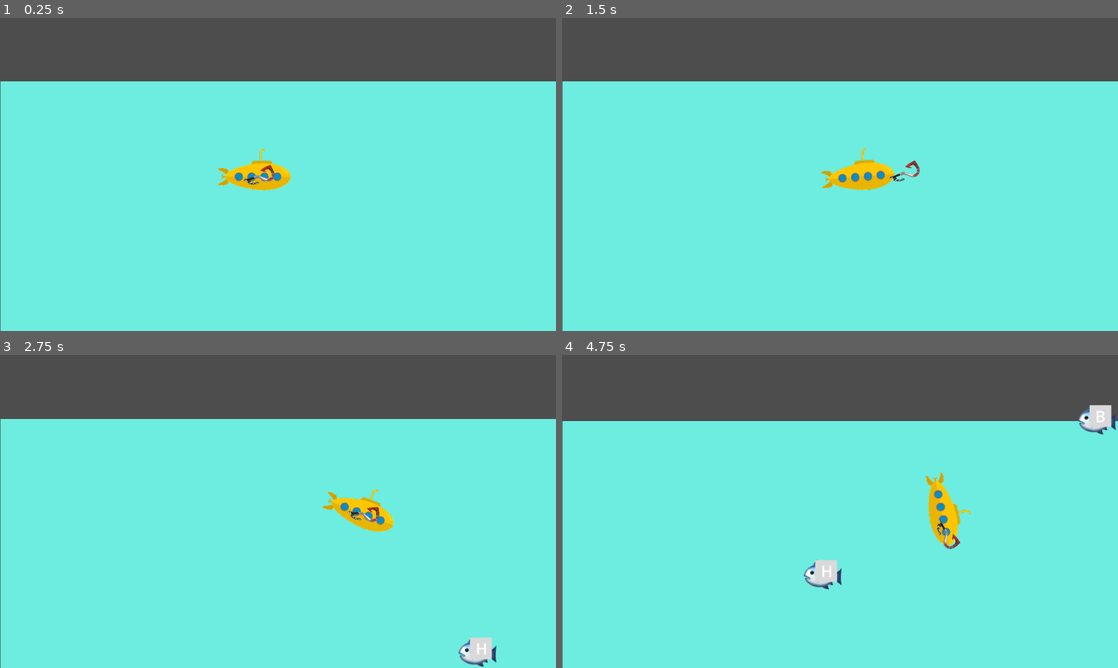
Above: before the commit, frames 1-4 (two rows, left to right).
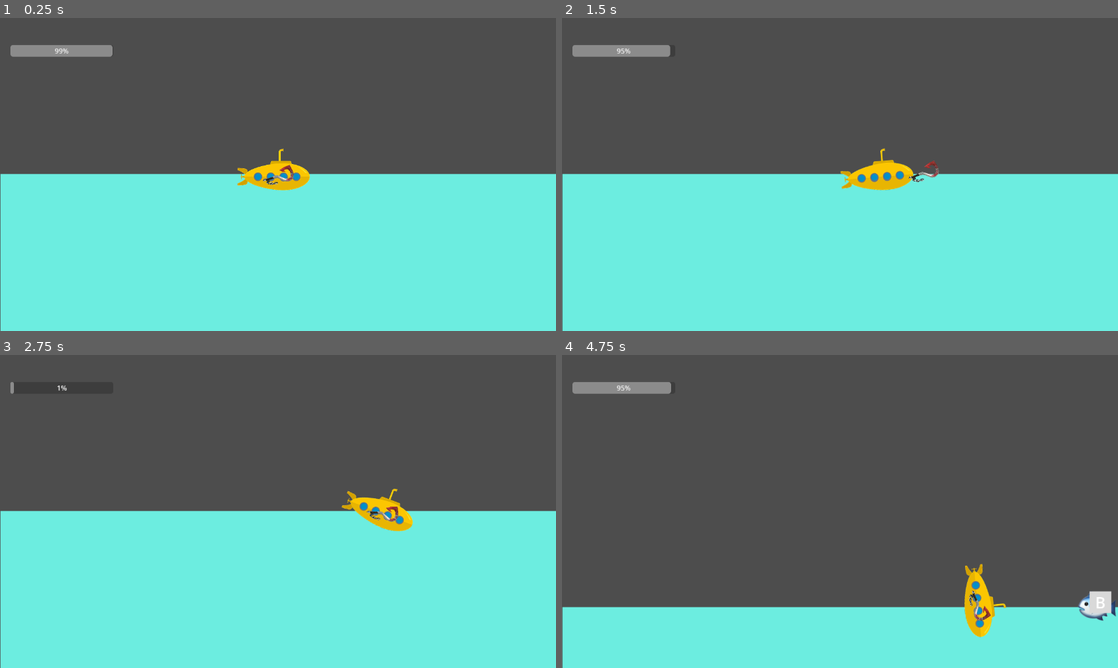
Above: after the commit, the same moments.

Repository: fruttz/GMTK-2026
Game: Godot game, scene res://Scenes/dive_screen.tscn
The game is run twice, just before and just after one commit, with the same random seed, the same clock (stepped at 60 frames per second) and the same inputs.
Inputs (mouse positions are in pixels of both pictures, inside the frame that each line leads up to):
- Up to frame 1 (0.25 s): no input
- Up to frame 2 (1.5 s): tap Enter at 0.5 s; move the mouse to (962, 158) at 0.52 s; hold D (move_right) 0.53-1.25 s; hold Space (launch_harpoon) 0.53-1.25 s; click (962, 158) at 0.67 s; tap Left (rotate_minus) at 0.8 s; drag from (728, 190) to (917, 171) at 1.27 s
- Up to frame 3 (2.75 s): move the mouse to (333, 442) at 2.02 s; hold D (move_right) from 2.03 s (still down); hold Right (rotate_plus) from 2.03 s (still down); tap O (suffocate_key, bound only after the commit) at 2.3 s
- Up to frame 4 (4.75 s): release D (move_right) at 2.75 s; release Right (rotate_plus) at 2.75 s; drag from (812, 574) to (928, 511) at 2.77 s; move the mouse to (1006, 558) at 3.52 s; hold A (move_left) 3.53-4.25 s; hold Space (launch_harpoon) 3.53-4.25 s; tap Left (rotate_minus) at 3.8 s; tap Y (suicide_key, bound only after the commit) at 4.15 s; drag from (673, 464) to (756, 433) at 4.27 s

The runs differ from the first frame. In frame 1, 31% of the frame differs, in the area x 0-100%, y 8-56%; in frame 2, 31%; in frame 3, 31%; in frame 4, 61%, in the area x 0-100%, y 8-91%.

Commit message:
Die and Respawn
Multiple Flags and functions to control for failstate.
Beware the debug unalive buttons.

Diff:
--- a/dictionautica/Scenes/dive_screen.gd
+++ b/dictionautica/Scenes/dive_screen.gd
@@ -1,9 +1,13 @@
 extends Node2D
 
 #maxdepth bakal 0, -720, -1440
-var depth_tier = 1
-var maxdepth = 720*3+100
+var depth_tier :int = 1
+var maxdepth = 720 + 100 #ini calon konflik lol, defer ke gw
 var mindepth = 100
+var oxygen_tier: int = 1
+var oxygen: float = 30
+var oxygen_max: float = 30
+var oxygen_increment: int = 30
 
 var letter_array : Array[String] = []
 var type_array : Array[int] = []
@@ -13,8 +17,36 @@
 
 var spawn_cooldown_array: Array[float] = [rng.randf_range(0.5,1),rng.randf_range(0.5,1),rng.randf_range(0.5,1)]
 var spawn_charge_array: Array[float] = [0,0,0]
+var surfacing : bool
 
 var Mola = preload("res://Scenes/Mola.tscn")
+
+signal oxygen_refilled
+
+#remove keynya di build final, these are debug buttons
+func _unhandled_input(event: InputEvent) -> void:
+	if event.is_action_pressed("upgrade_key"):
+		main_upgrade()
+	if event.is_action_pressed("suicide_key"):
+		submarine_died()
+	if event.is_action_pressed("suffocate_key"):
+		oxygen = 1
+
+func submarine_died():
+#Reset Inventory dan respawn submarinenya
+	var letter_array  = []
+	var type_array = []
+	$Submarine.die()
+	print("you dieded")
+#note to self: kasih juice lah biar mati kerasa kaya mati
+
+func main_upgrade():
+	if depth_tier < 3:
+		depth_tier += 1
+		maxdepth += 720
+	if oxygen_tier < 3:
+		oxygen_tier += 1
+		oxygen_max += oxygen_increment
 
 func _physics_process(delta: float) -> void:
 	#Horizontal Sub Capping
@@ -23,18 +55,28 @@
 	if $Submarine.position.x < $TopLeft.position.x:
 		$Submarine.position.x = $TopLeft.position.x
 
-	#Vertical Sub Capping
-	var surfacing : bool
-	if $Submarine.position.y > maxdepth * depth_tier:
-		$Submarine.position.y = maxdepth * depth_tier
+	#Vertical Sub Capping, surfacing status, oxygen refill when dead
+	if $Submarine.position.y > maxdepth:
+		$Submarine.position.y = maxdepth
 	if $Submarine.position.y < $Sea.position.y:
 		surfacing = true
 		$Submarine/Camera2D.position.y -= 200 * delta
 		$Submarine.position.y = $Sea.position.y
+		if not $Submarine.alive:
+			oxygen += delta*20
+			if oxygen > oxygen_max:
+				$Submarine.respawn()
 	else:
 		surfacing = false
 	if $Submarine.position.y >= $Submarine/Camera2D.position.y + 360 and not surfacing:
 		$Submarine/Camera2D.position.y = 0
+
+	#Oxygen Depletion
+	if not surfacing:
+		oxygen-=delta
+	if oxygen < 0:
+		submarine_died()
+	$UILayer/OxygenBar.value = 100.0*oxygen/oxygen_max
 
 	##Vertical Scrolling
 	#if $Submarine.position.y > $BottomRight.position.y:
--- a/dictionautica/Scenes/dive_screen.tscn
+++ b/dictionautica/Scenes/dive_screen.tscn
@@ -31,7 +31,7 @@
 position = Vector2(1280, 2160)
 
 [node name="Submarine" parent="." instance=ExtResource("1_5f54t")]
-position = Vector2(596, 313)
+position = Vector2(640, 100)
 
 [node name="Camera2D" type="Camera2D" parent="Submarine"]
 position = Vector2(-5, 1)
@@ -44,7 +44,18 @@
 editor_draw_drag_margin = true
 
 [node name="TopLeft" type="Node2D" parent="."]
-position = Vector2(100, 100)
+position = Vector2(100, 0)
 
 [node name="BottomRight" type="Node2D" parent="."]
-position = Vector2(1180, 620)
+position = Vector2(1180, 0)
+
+[node name="UILayer" type="CanvasLayer" parent="."]
+offset = Vector2(0, 300)
+transform = Transform2D(1, 0, 0, 1, 0, 300)
+
+[node name="OxygenBar" type="ProgressBar" parent="UILayer"]
+offset_left = 24.0
+offset_top = -238.0
+offset_right = 261.0
+offset_bottom = -211.0
+metadata/_edit_use_anchors_ = true
--- a/dictionautica/Scenes/submarine.tscn
+++ b/dictionautica/Scenes/submarine.tscn
@@ -10,18 +10,20 @@
 [sub_resource type="CircleShape2D" id="CircleShape2D_ue3ij"]
 radius = 17.5
 
-[node name="Submarine" type="Sprite2D"]
+[node name="Submarine" type="Node2D"]
+script = ExtResource("2_74qfh")
+
+[node name="SubmarineSprite" type="Sprite2D" parent="."]
 texture = ExtResource("1_hyx2r")
 offset = Vector2(-10, -10)
-script = ExtResource("2_74qfh")
 
-[node name="Harpoon" type="Sprite2D" parent="."]
+[node name="Harpoon" type="Sprite2D" parent="SubmarineSprite"]
 scale = Vector2(0.05, 0.05)
 texture = ExtResource("3_tq48s")
 
-[node name="HarpoonArea" type="Area2D" parent="Harpoon"]
+[node name="HarpoonArea" type="Area2D" parent="SubmarineSprite/Harpoon"]
 
-[node name="CollisionShape2D" type="CollisionShape2D" parent="Harpoon/HarpoonArea"]
+[node name="CollisionShape2D" type="CollisionShape2D" parent="SubmarineSprite/Harpoon/HarpoonArea"]
 position = Vector2(374.999, 0)
 shape = SubResource("CircleShape2D_tq48s")
 
@@ -30,5 +32,5 @@
 [node name="CollisionShape2D" type="CollisionShape2D" parent="DoorArea"]
 shape = SubResource("CircleShape2D_ue3ij")
 
-[connection signal="body_shape_entered" from="Harpoon/HarpoonArea" to="." method="_on_harpoon_body_entered"]
+[connection signal="body_shape_entered" from="SubmarineSprite/Harpoon/HarpoonArea" to="." method="_on_harpoon_body_entered"]
 [connection signal="body_shape_entered" from="DoorArea" to="." method="_on_door_body_entered"]
--- a/dictionautica/Scripts/submarine.gd
+++ b/dictionautica/Scripts/submarine.gd
@@ -1,4 +1,4 @@
-extends Sprite2D
+extends Node2D
 
 var velocity = Vector2(0,0)
 var omega : float = 0
@@ -12,40 +12,44 @@
 var omega_speed_tier : float = 0.5
 
 var catching : bool = true
+var stashing : bool = true
+var alive: bool = true
 
 var TOPLEFT = get
 
 func _physics_process(delta: float) -> void:
 	#Character Polling Inputs
-	if Input.is_action_pressed("move_up"):
-		velocity += Vector2(0,-100)*delta*speed_tier
-	if Input.is_action_pressed("move_down"):
-		velocity += Vector2(0,+100)*delta*speed_tier
-	if Input.is_action_pressed("move_left"):
-		velocity += Vector2(-100,0)*delta*speed_tier
-	if Input.is_action_pressed("move_right"):
-		velocity += Vector2(+100,0)*delta*speed_tier
-	if Input.is_action_pressed("rotate_plus"):
-		omega += 5*delta
-	if Input.is_action_pressed("rotate_minus"):
-		omega -= 5*delta
-
+	if alive:
+		if Input.is_action_pressed("move_up"):
+			velocity += Vector2(0,-100)*delta*speed_tier
+		if Input.is_action_pressed("move_down"):
+			velocity += Vector2(0,+100)*delta*speed_tier
+		if Input.is_action_pressed("move_left"):
+			velocity += Vector2(-100,0)*delta*speed_tier
+		if Input.is_action_pressed("move_right"):
+			velocity += Vector2(+100,0)*delta*speed_tier
+		if Input.is_action_pressed("rotate_plus"):
+			omega += 5*delta
+		if Input.is_action_pressed("rotate_minus"):
+			omega -= 5*delta
+	else:
+		velocity = Vector2(0,-300)
 	#Character Physics
 	position += delta*velocity
 	velocity = velocity/(exp(delta))
-	rotation += delta*omega*omega_speed_tier
+	$SubmarineSprite.rotation += delta*omega*omega_speed_tier
 	omega = omega/(exp(delta))
 
 	#Harpoon Control
-	if Input.is_action_pressed("launch_harpoon"):
+	if alive and Input.is_action_pressed("launch_harpoon"):
 		harpoon_velocity = Vector2(100,0)
 	else:
 		harpoon_velocity = Vector2(-100,0)
-	$Harpoon.position += harpoon_velocity*delta*harpoon_speed_tier
-	if $Harpoon.position.x > harpoon_range*harpoon_range_tier:
-		$Harpoon.position = Vector2(harpoon_range*harpoon_range_tier,0)
-	if 0 > $Harpoon.position.x :
-		$Harpoon.position = Vector2(0,0)
+	$SubmarineSprite/Harpoon.position += harpoon_velocity*delta*harpoon_speed_tier
+	if $SubmarineSprite/Harpoon.position.x > harpoon_range*harpoon_range_tier:
+		$SubmarineSprite/Harpoon.position = Vector2(harpoon_range*harpoon_range_tier,0)
+	if 0 > $SubmarineSprite/Harpoon.position.x :
+		$SubmarineSprite/Harpoon.position = Vector2(0,0)
 		store_fish()
 
 func store_fish():
@@ -54,15 +58,25 @@
 
 func _on_harpoon_body_entered(body_rid: RID, body: Node2D, body_shape_index: int, local_shape_index: int) -> void:
 	if catching:
-		body.get_parent().catch($Harpoon)
+		body.get_parent().catch($SubmarineSprite/Harpoon)
 		catching = false
 	#reparent ke Harpoon
 
 func _on_door_body_entered(body_rid: RID, body: Node2D, body_shape_index: int, local_shape_index: int) -> void:
-	get_parent().store(body.get_parent())
+	if stashing:
+		get_parent().store(body.get_parent())
+		catching = true
+
+func die():
+	stashing = false
+	catching = false
+	alive = false
+
+func respawn():
+	velocity = Vector2(0,0)
+	stashing = true
 	catching = true
-
-
+	alive = true
 #func _input(event: InputEvent) -> void:
 	##Character Event Inputs
 	#if event.is_action_pressed("launch_harpoon"):
--- a/dictionautica/project.godot
+++ b/dictionautica/project.godot
@@ -57,3 +57,18 @@
 "events": [Object(InputEventKey,"resource_local_to_scene":false,"resource_name":"","device":-1,"window_id":0,"alt_press …(191 unchanged characters)…
 ]
 }
+upgrade_key={
+"deadzone": 0.2,
+"events": [Object(InputEventKey,"resource_local_to_scene":false,"resource_name":"","device":-1,"window_id":0,"alt_pressed":false,"shift_pressed":false,"ctrl_pressed":false,"meta_pressed":false,"pressed":false,"keycode":0,"physical_keycode":85,"key_label":0,"unicode":117,"location":0,"echo":false,"script":null)
+]
+}
+suicide_key={
+"deadzone": 0.2,
+"events": [Object(InputEventKey,"resource_local_to_scene":false,"resource_name":"","device":-1,"window_id":0,"alt_pressed":false,"shift_pressed":false,"ctrl_pressed":false,"meta_pressed":false,"pressed":false,"keycode":0,"physical_keycode":89,"key_label":0,"unicode":121,"location":0,"echo":false,"script":null)
+]
+}
+suffocate_key={
+"deadzone": 0.2,
+"events": [Object(InputEventKey,"resource_local_to_scene":false,"resource_name":"","device":-1,"window_id":0,"alt_pressed":false,"shift_pressed":false,"ctrl_pressed":false,"meta_pressed":false,"pressed":false,"keycode":0,"physical_keycode":79,"key_label":0,"unicode":111,"location":0,"echo":false,"script":null)
+]
+}
